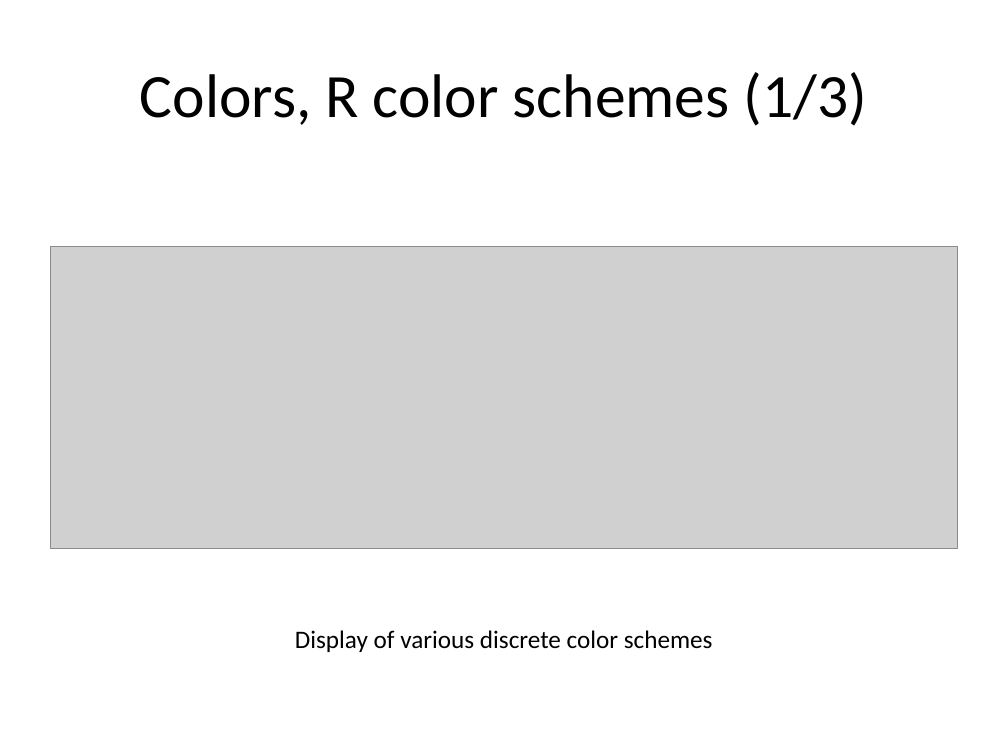
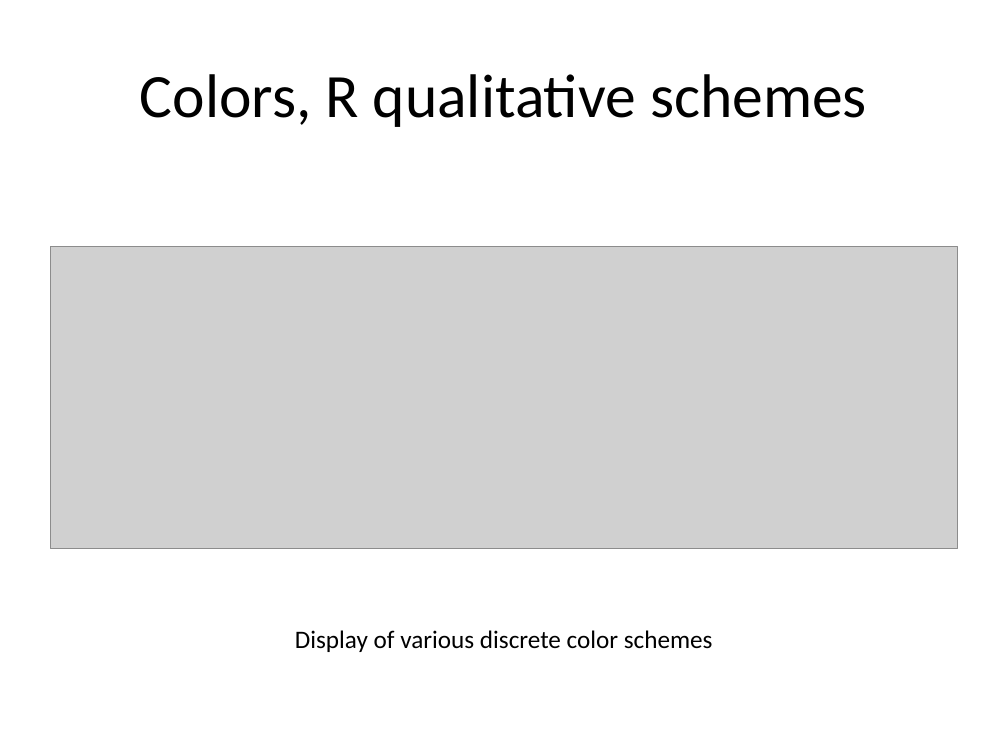
Before and after one commit to pmean/data-visualization, a slide deck: slide 29 of data-viz-02/component/tutorial-colors.pptx (slide 28 before the commit). Drawn at 1008x756 pixels with LibreOffice and Linux fonts; fonts in the diff are those of the drawing; grey boxes stand for pictures. Boxes give left, top, right and bottom in pixels: in the first picture for what was removed or moved away, otherwise in the second. Text is boxed around its words. In the diff, an @@ line names an element or a change of style, - is before the commit and + after.

```diff
--- a/data-viz-02/component/tutorial-colors.pptx
+++ b/data-viz-02/component/tutorial-colors.pptx
@@ title at box(140, 74, 867, 127): text changed @@
-Colors, R color schemes (1/3)
+Colors, R qualitative schemes
```
Also in this commit, not shown: 7 other slides changed, 7 slides added, 3 slides removed, 6 other files.
